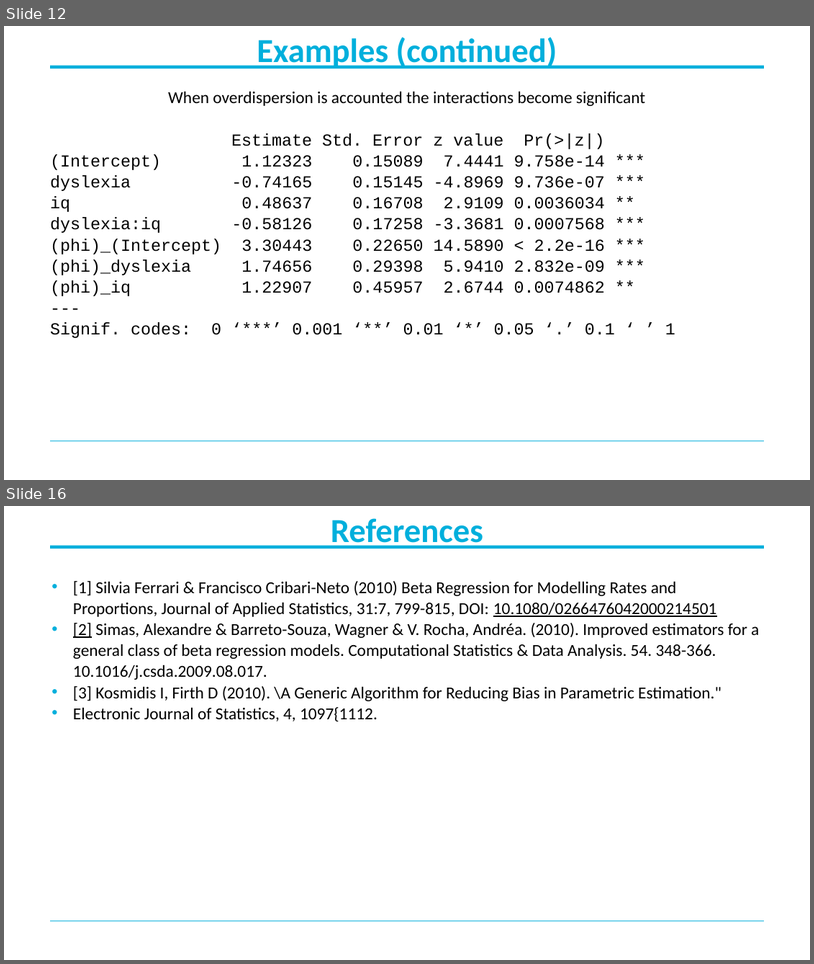
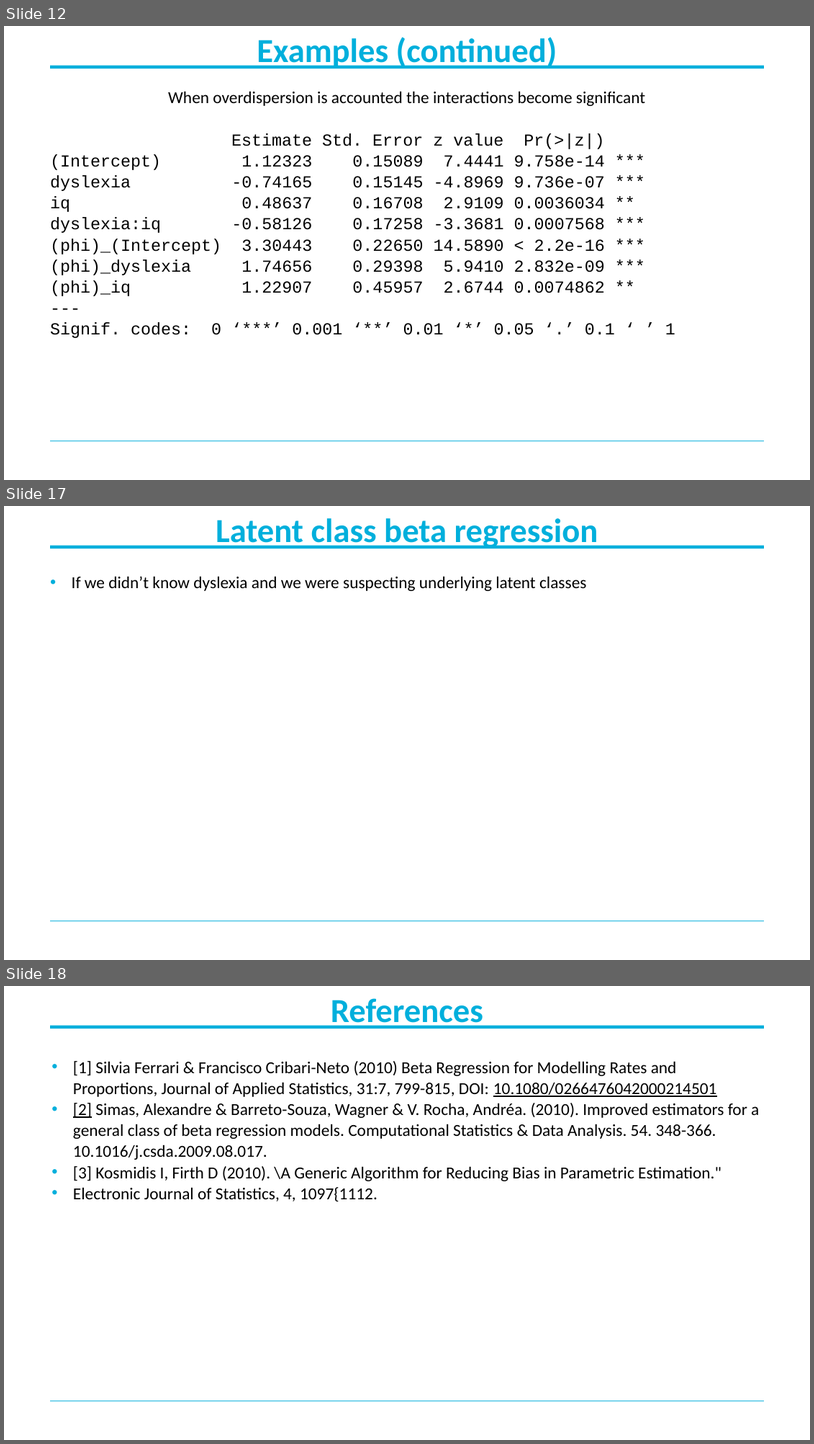
Before and after one commit to MichaelBelias/My-Complete-Book-In-R, a slide deck: Beta Regression/Beta-regression.pptx. Shown one above the other, each under a label of ours: slides 12 and 16 before the commit, slides 12, 17 and 18 after it; the slides between them are not shown. The pictures are 814x964 and 814x1444 pixels, drawn with LibreOffice and Linux fonts; fonts in the diff are those of the drawing; background and template pictures are left out. Boxes give left, top, right and bottom in pixels: in the first picture for what was removed or moved away, otherwise in the second. Text is boxed around its words. In the diff, an @@ line names an element or a change of style, - is before the commit and + after.

```diff
--- a/Beta Regression/Beta-regression.pptx
+++ b/Beta Regression/Beta-regression.pptx
@@ slide 17 added at [4, 506, 810, 960], background #FFFFFF; not listed: 2 template elements that a slide beside it also shows @@
@@ title added at [216, 518, 599, 548], 40 pt, text #00AFDC, bold @@
+Latent class beta regression
@@ text added at [72, 576, 586, 591], 20 pt, text #000000 @@
+• If we didn’t know dyslexia and we were suspecting underlying latent classes
@@ what was slide 16 is now slide 18 @@
```
Also in this commit, not shown: 3 slides changed, 1 other slide added, 2 other files.
